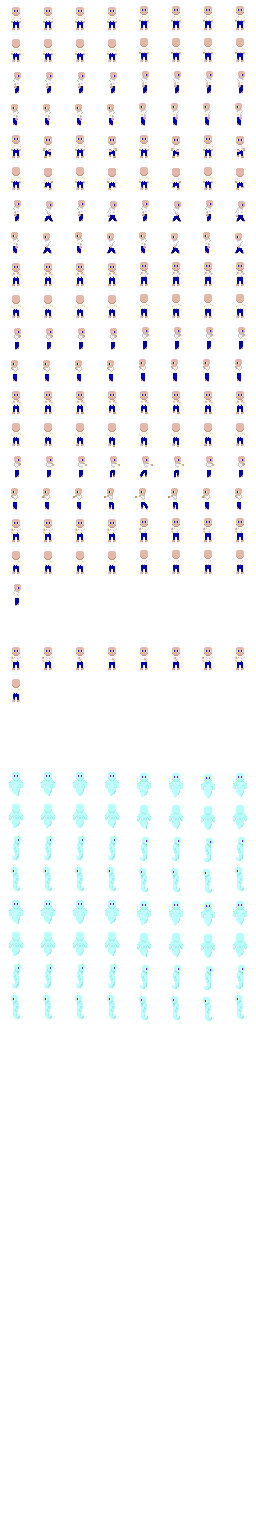
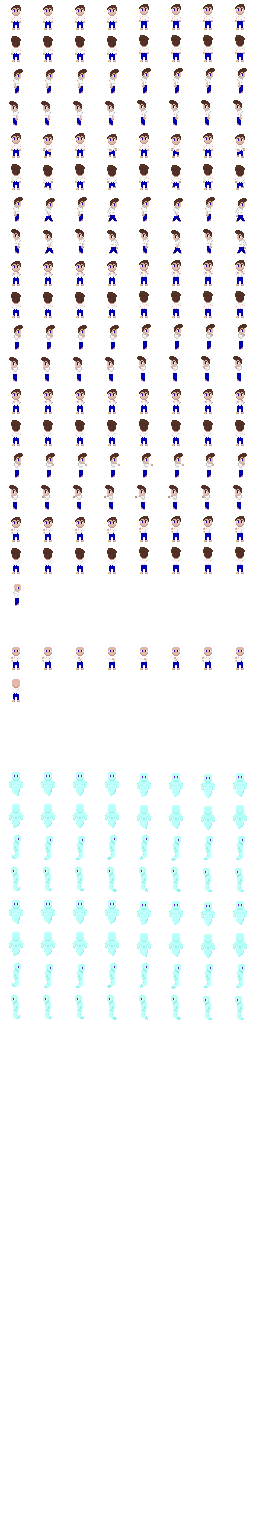
The second 256 × 1536 image is a revision of the first. Changes to its layers:
added layer "Ebene" above "Player.png" over [9, 4, 247, 559]
renamed "PlayerAlive.png" to "Player.png", painted on it over [9, 6, 247, 1021]
